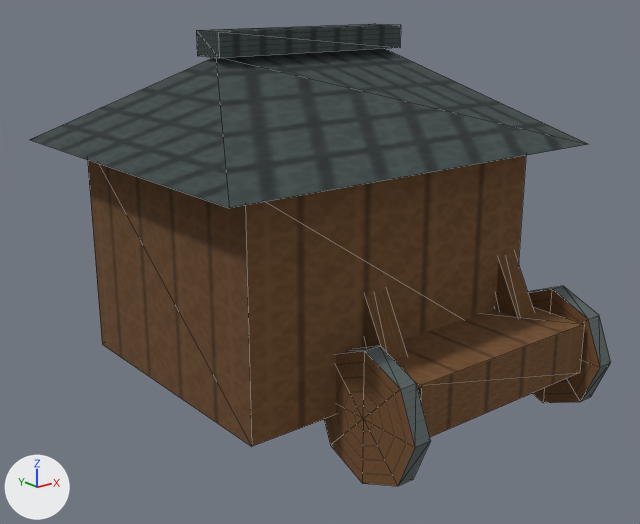
What one commit did to the glTF model app/src/main/assets/3d/field/domestic-WORKSHOP-1-lod1.glb.
Both versions are drawn from a camera (50 mm lens) standing at (-0.802, -0.854, 0.566) and looking at (-0.092, 0.033, 0.211). The lights are fixed; the arrows at lower left show +X, +Y and +Z. The older version comes first. Mesh edges are drawn as thin lines. Vertices at exactly the same position are counted once.
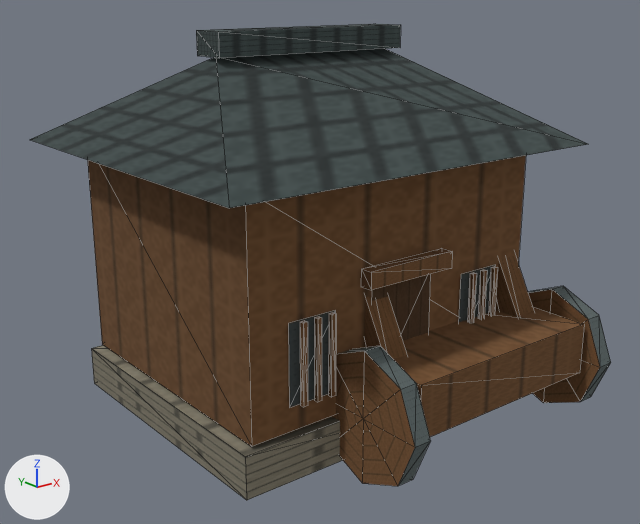
Location of each change, [x1, y1, x2, y2] in pixels of the pictures (640 x 524 px):
'Mesh_0', reshaped
    before: [30, 24, 611, 486]
    after: [30, 24, 611, 500]
part 1 of me_mesh_0, added
    after: [91, 345, 342, 500]
part 2 of me_mesh_0, added
    after: [300, 320, 308, 407]
part 3 of me_mesh_0, added (brown)
    after: [314, 316, 322, 402]
part 4 of me_mesh_0, added
    after: [328, 312, 336, 397]
part 5 of me_mesh_0, added
    after: [467, 272, 477, 322]
part 6 of me_mesh_0, added
    after: [478, 269, 487, 318]
part 7 of me_mesh_0, added
    after: [488, 266, 498, 315]
part 8 of me_mesh_0, added (brown)
    after: [361, 248, 452, 290]
part 9 of me_mesh_0, added
    after: [289, 265, 496, 407]

The change in detail:
me_mesh_0 is used by ob_mesh_0; location (0.0, 0.0, 0.0).
Verts and faces of me_mesh_0; kept vertices keep their numbers, new ones are numbered from 134.
me_mesh_0 had 134 vertices, 204 faces and spanned x -0.361..0.201, y -0.245..0.327, z 0.0..0.513.
me_mesh_0 now has 210 vertices, 290 faces and spans x -0.361..0.201, y -0.245..0.327, z 0.0..0.513.
me_mesh_0 part 1: the loose piece of 8 vertices spanning x -0.305..0.145, y -0.11..0.27, z 0.07..0.365 is copied, and the copy is scaled about its middle by (1.06, 1.04, 0.186), then moved by (0.0, 0.0, -0.18); it spans x -0.319..0.159, y -0.118..0.278, z 0.01..0.065.
me_mesh_0 part 2: the loose piece of 8 vertices spanning x -0.15..0.15, y -0.22..0.22, z 0.07..0.14 is copied, and the copy is scaled about its middle by (0.021, 0.0136, 1.47), then moved by (-0.237, -0.119, 0.05); it spans x -0.24..-0.234, y -0.122..-0.116, z 0.103..0.206.
me_mesh_0 part 3: the loose piece of 8 vertices spanning x -0.15..0.15, y -0.22..0.22, z 0.07..0.14 is copied, and the copy is scaled about its middle by (0.021, 0.0136, 1.47), then moved by (-0.216, -0.119, 0.05); it spans x -0.22..-0.213, y -0.122..-0.116, z 0.103..0.206.
me_mesh_0 part 4: the loose piece of 8 vertices spanning x -0.15..0.15, y -0.22..0.22, z 0.07..0.14 is copied, and the copy is scaled about its middle by (0.021, 0.0136, 1.47), then moved by (-0.196, -0.119, 0.05); it spans x -0.199..-0.192, y -0.122..-0.116, z 0.103..0.206.
me_mesh_0 part 5: the loose piece of 8 vertices spanning x -0.15..0.15, y -0.22..0.22, z 0.07..0.14 is copied, and the copy is scaled about its middle by (0.021, 0.0136, 1.47), then moved by (0.042, -0.119, 0.05); it spans x 0.039..0.045, y -0.122..-0.116, z 0.103..0.206.
me_mesh_0 part 6: the loose piece of 8 vertices spanning x -0.15..0.15, y -0.22..0.22, z 0.07..0.14 is copied, and the copy is scaled about its middle by (0.021, 0.0136, 1.47), then moved by (0.063, -0.119, 0.05); it spans x 0.06..0.066, y -0.122..-0.116, z 0.103..0.206.
me_mesh_0 part 7: the loose piece of 8 vertices spanning x -0.15..0.15, y -0.22..0.22, z 0.07..0.14 is copied, and the copy is scaled about its middle by (0.021, 0.0136, 1.47), then moved by (0.083, -0.119, 0.05); it spans x 0.08..0.086, y -0.122..-0.116, z 0.103..0.206.
me_mesh_0 part 8: the loose piece of 8 vertices spanning x -0.305..0.145, y -0.11..0.27, z 0.07..0.365 is copied, and the copy is scaled about its middle by (0.3, 0.0474, 0.0746), then moved by (0.0, -0.202, 0.021); it spans x -0.147..-0.013, y -0.131..-0.113, z 0.227..0.249.
Part 9, on me_mesh_0:
New vertex 134 is at (-0.253, -0.113, 0.103), pixel (289, 407).
New vertex 135 is at (-0.253, -0.113, 0.206), pixel (288, 323).
New vertex 136 is at (0.026, -0.113, 0.103).
New vertex 137 is at (0.026, -0.113, 0.206), pixel (461, 274).
New vertices 138 to 141 stand at vertices 134 to 137, in that order, plus (0.067, 0.0, 0.0).
New vertex 142 is at (-0.13, -0.113, 0.07).
New vertex 143 is at (-0.031, -0.113, 0.07).
New vertex 144 is at (-0.031, -0.113, 0.227).
New vertex 145 is at (-0.13, -0.113, 0.227).
New faces: (142, 143, 144), (142, 144, 145), (134, 138, 139), (134, 139, 135), (136, 140, 141), (136, 141, 137).
